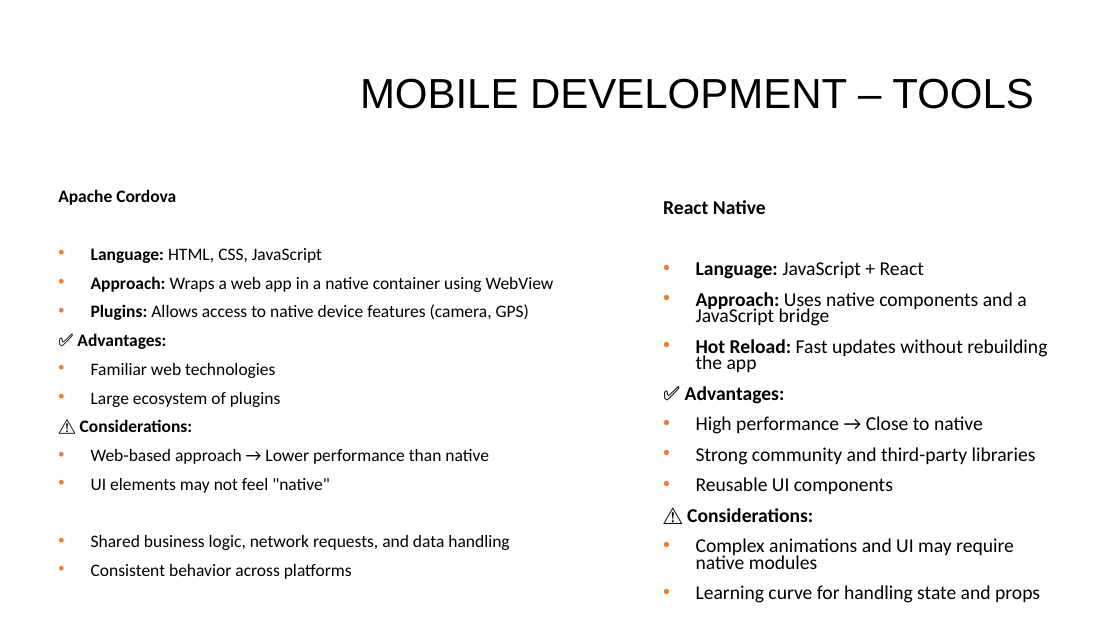
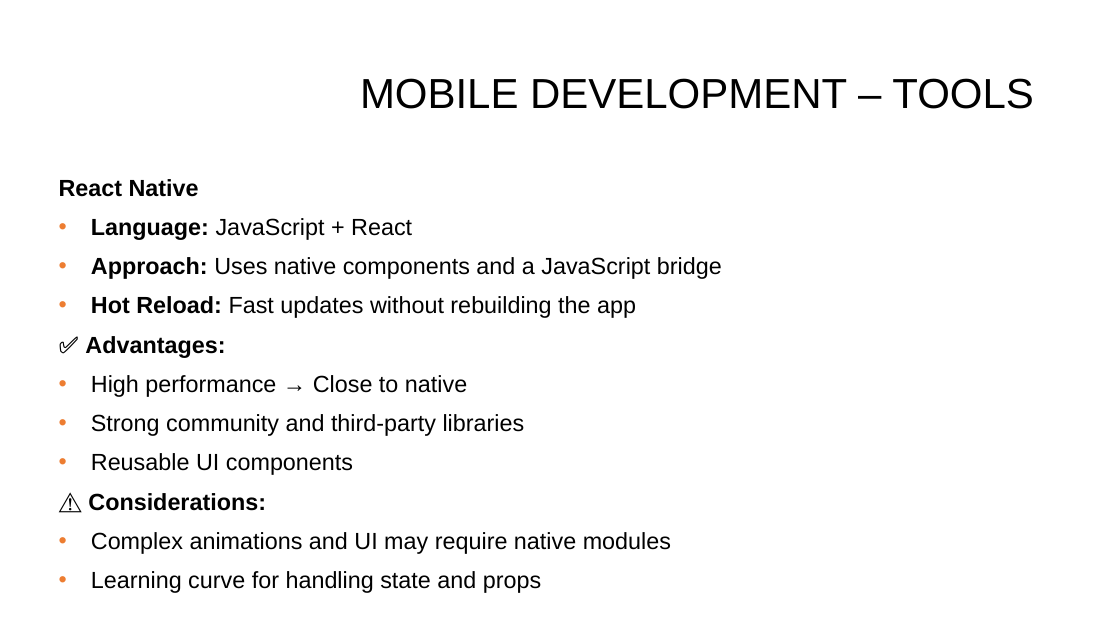
Before and after one commit to dinoDuvnjak/CTK, a slide deck: slide 7 of SHIFT4IT/mobile-development-introduction/mobile-development.pptx (slide 5 before the commit). Drawn at 1120x630 pixels with LibreOffice and Linux fonts; fonts in the diff are those of the drawing; background and template pictures are left out. Boxes give left, top, right and bottom in pixels: in the first picture for what was removed or moved away, otherwise in the second. Text is boxed around its words. In the diff, an @@ line names an element or a change of style, - is before the commit and + after.

```diff
--- a/SHIFT4IT/mobile-development-introduction/mobile-development.pptx
+++ b/SHIFT4IT/mobile-development-introduction/mobile-development.pptx
@@ text "React Native": place and size @@
-text "React Native" at bbox=[663, 200, 1047, 603]
+text "React Native" at bbox=[59, 179, 722, 593]
@@ text "React Native" at bbox=[59, 179, 722, 593]: size 16.8 to 20 pt, font Calibri to Arial; line spacing 0.7 to 0.9 @@
@@ text removed at bbox=[58, 189, 554, 579] @@
-Apache Cordova
-• Language: HTML, CSS, JavaScript
-• Approach: Wraps a web app in a native container using WebView
-• Plugins: Allows access to native device features (camera, GPS)
-✅ Advantages:
-• Familiar web technologies
-• Large ecosystem of plugins
-⚠️ Considerations:
-• Web-based approach → Lower performance than native
-• UI elements may not feel "native"
-• Shared business logic, network requests, and data handling
-• Consistent behavior across platforms
```
Also in this commit, not shown: 5 other slides changed, 4 slides added, 2 other files.
